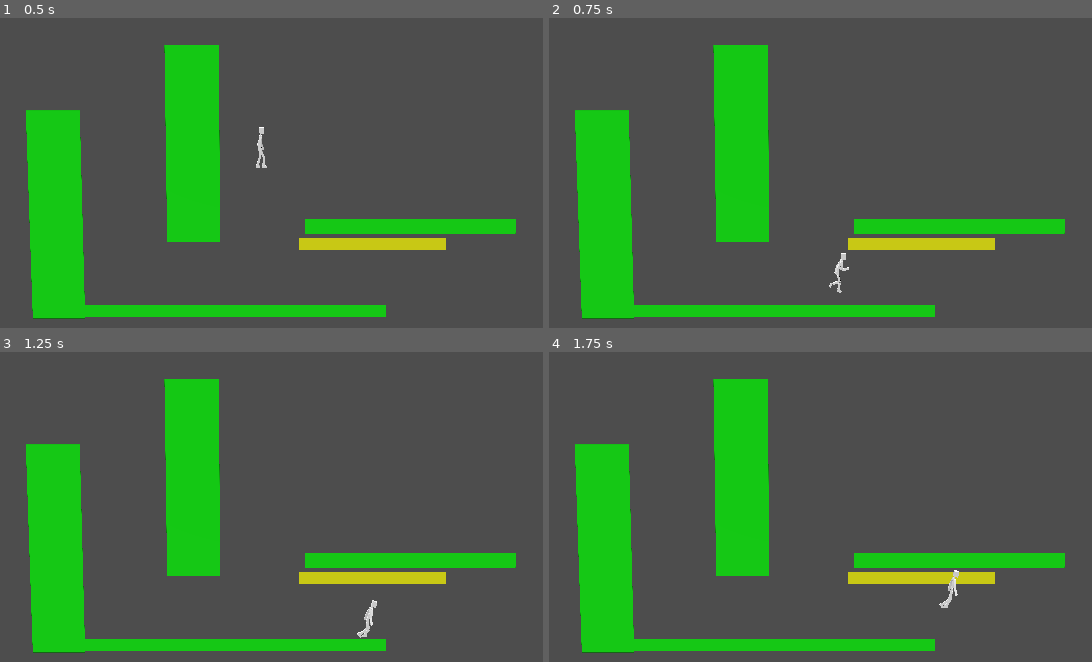
Above: before the commit, frames 1-4 (two rows, left to right).
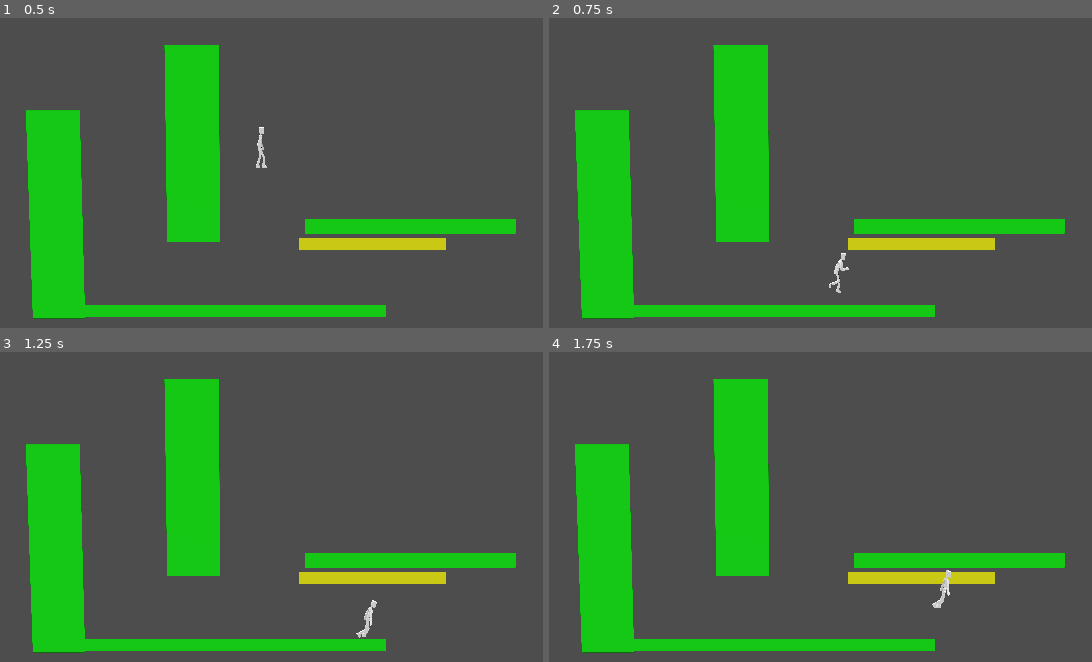
Above: after the commit, the same moments.

Repository: nathanialf/GroovyPictureBook
Game: Godot game, scene res://game.tscn
Two runs of this game, one before a commit and one after it. Both use one fixed random seed, a clock stepped at 60 frames per second and the inputs below.
Inputs:
- Up to frame 1 (0.5 s): no input
- Up to frame 2 (0.75 s): tap Enter at 0.5 s; hold D (Move right) from 0.53 s (still down)
- Up to frame 3 (1.25 s): keep holding D (Move right); tap W (Jump) at 0.77 s
- Up to frame 4 (1.75 s): release D (Move right) at 1.28 s; hold Up (Page backward) from 1.28 s (still down); tap W (Jump) at 1.52 s

Frame 1 is identical in both runs. In frame 2, less than 0.1% of the frame differs, in the area x 51-56%, y 76-89%; in frame 3, less than 0.1%; in frame 4, 0.3%, in the area x 70-76%, y 70-83%.

Commit message:
Add momentum variable
Add momentum variable, "Movement Weight"

Diff:
--- a/player_character.gd
+++ b/player_character.gd
@@ -4,6 +4,7 @@
 @export var move_speed := 600
 @export var jump_force := 1200
 @export var wall_jump_force := Vector2(1100,-900)
+@export var movement_weight := 5.0
 
 var player_animator: AnimationTree
 var player_obj: Node
@@ -41,10 +42,10 @@
 	velocity.x += (move_input.x * move_speed)*0.3*walljump_move_restrict
 
 	if wall_jump_period < 0:
-		velocity.x *= (1-(delta*5.0))
+		velocity.x *= (1-(delta*movement_weight))
 		velocity.x = clamp(velocity.x, -move_speed, move_speed)
 	else:
-		velocity.x *= (1-(delta*3.0))
+		velocity.x *= (1-(delta*(movement_weight/2.0)))
 
 	var movement_speed = clamp(abs(velocity.x)/600.0, 0.0, 1.0)
 	player_animator.set("parameters/StateMachine/BlendTree/Blend2/blend_amount", movement_speed)
--- a/player_character.tscn
+++ b/player_character.tscn
@@ -7,6 +7,7 @@
 
 [node name="PlayerCharacter" type="CharacterBody2D" unique_id=2108810901]
 script = ExtResource("1_02ohv")
+movement_weight = 7.0
 
 [node name="CollisionShape2D" type="CollisionShape2D" parent="." unique_id=1556107828]
 shape = SubResource("RectangleShape2D_02ohv")
